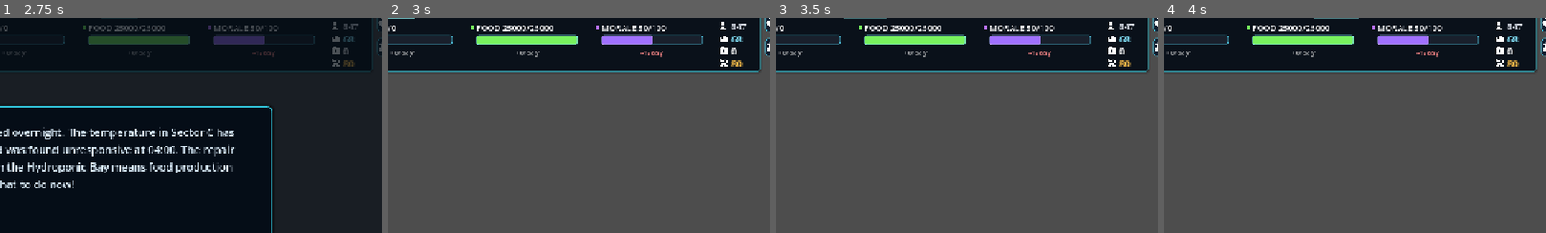
Above: before the commit, frames 1-4 (left to right).
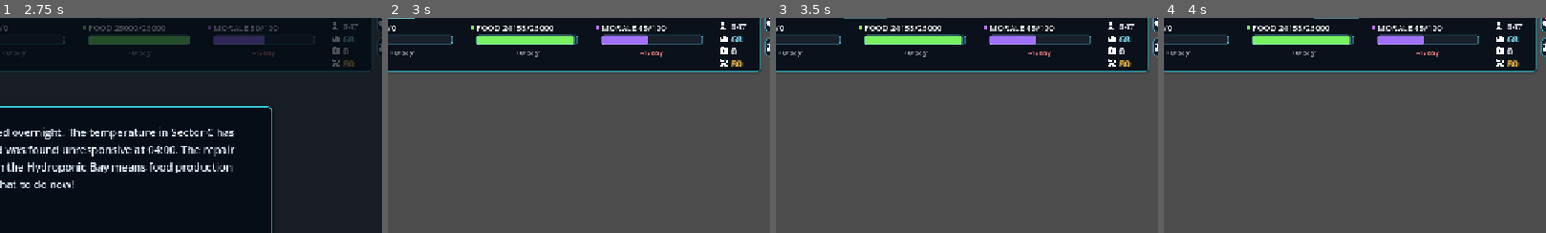
Above: after the commit, the same moments.

Repository: MLinh2407/godot-survival-city-builder-game
Game: Godot game, scene res://scenes/main/Main.tscn
The game is run twice, just before and just after one commit, with the same random seed, the same clock (stepped at 60 frames per second) and the same inputs.
Inputs (mouse positions are % of the whole screen's width and height, from its top left):
- Up to frame 1 (2.75 s): click "1x" at 0.5 s; click "2x" at 1.25 s; click (98, 3) at 2 s
- Up to frame 2 (3 s): click "Pull workers from the Hydropo…" at 2.75 s
- Up to frame 3 (3.5 s): no input
- Up to frame 4 (4 s): click "1x" at 3.5 s
The pictures show only the part of the screen within x 48-98%, y 2-52%; the shares and areas given below are measured in that part.

Frame 1 is identical in both runs. In frame 2, 0.3% of the frame differs, in the area x 31-70%, y 3-13%; in frame 3, 0.3%; in frame 4, 0.3%.
Error before the commit: Parse Error: Used space character for indentation instead of tab as used before in the file. (res://scripts/managers/GridManager.gd:109)

Commit message:
enhance audio management with crisis event sound effects and ambient loops

Diff:
--- a/scripts/managers/AudioManager.gd
+++ b/scripts/managers/AudioManager.gd
@@ -17,8 +17,8 @@
 var sfx_pause:        AudioStream = preload("res://assets/audio/sfx/ui/sfx_ui_button_click.mp3")
 var sfx_unpause:      AudioStream = preload("res://assets/audio/sfx/ui/sfx_ui_button_click.mp3")
 var sfx_slider_move:  AudioStream = preload("res://assets/audio/sfx/ui/sfx_ui_slider_move.mp3")
-var sfx_card_open:    AudioStream = preload("res://assets/audio/sfx/ui/sfx_ui_card_open.mp3")
-var sfx_card_dismiss: AudioStream = preload("res://assets/audio/sfx/ui/sfx_ui_card_dismiss.mp3")
+var sfx_card_open:    AudioStream = preload("res://assets/audio/sfx/ui/sfx_ui_card_open1.mp3")
+var sfx_card_dismiss: AudioStream = preload("res://assets/audio/sfx/ui/sfx_ui_card_open1.mp3")
 
 # ── BUILD SFX ────────────────────────────────────────────────────────────────
 # sfx_build_place   → place, upgrade, remove, damage, memorial_place, invalid
@@ -30,9 +30,31 @@
 var sfx_build_worker: AudioStream = preload("res://assets/audio/sfx/build/sfx_build_worker_assign.mp3")
 var sfx_build_shield: AudioStream = preload("res://assets/audio/sfx/build/sfx_build_shield_apply.mp3")
 
-# ── EVENT SFX  ────────────────────────────────────────────
-var sfx_death_colonist: AudioStream = preload("res://assets/audio/sfx/events/sfx_event_death_colonist.mp3")
-var sfx_desertion:      AudioStream = preload("res://assets/audio/sfx/events/sfx_event_desertion.mp3")
+# ── EVENT SFX ────────────────────────────────────────────────────────────────
+var sfx_death_colonist:       AudioStream = preload("res://assets/audio/sfx/event/sfx_event_death_colonist.mp3")
+var sfx_desertion:            AudioStream = preload("res://assets/audio/sfx/event/sfx_event_desertion.mp3")
+var sfx_crisis_fire:          AudioStream = preload("res://assets/audio/sfx/event/sfx_event_crisis_fire.mp3")
+var sfx_death_named:          AudioStream = preload("res://assets/audio/sfx/event/sfx_event_death_named.mp3")
+var sfx_disease_start:        AudioStream = preload("res://assets/audio/sfx/event/sfx_event_disease_start.mp3")
+var sfx_disease_end:          AudioStream = preload("res://assets/audio/sfx/event/sfx_event_disease_end.mp3")
+var sfx_unrest_riot:          AudioStream = preload("res://assets/audio/sfx/event/sfx_event_unrest_riot.mp3")
+var sfx_storm_warning:        AudioStream = preload("res://assets/audio/sfx/event/sfx_event_storm_warning.mp3")
+var sfx_storm_hit:            AudioStream = preload("res://assets/audio/sfx/event/sfx_event_storm_hit.mp3")
+var sfx_radio_vasquez:        AudioStream = preload("res://assets/audio/sfx/event/sfx_event_radio_vasquez.mp3")
+var sfx_meridian_contact:     AudioStream = preload("res://assets/audio/sfx/event/sfx_event_meridian_contact.mp3")
+
+# ── AMBIENT LOOPS ────────────────────────────────────────────────────────────
+var sfx_ambient_generator:      AudioStream = preload("res://assets/audio/sfx/ambient/sfx_ambient_generator.mp3")
+var sfx_ambient_geothermal:     AudioStream = preload("res://assets/audio/sfx/ambient/sfx_ambient_geothermal.mp3")
+var sfx_ambient_water_recycler: AudioStream = preload("res://assets/audio/sfx/ambient/sfx_ambient_water_recycler.mp3")
+var sfx_ambient_med_clinic:     AudioStream = preload("res://assets/audio/sfx/ambient/sfx_ambient_med_clinic.mp3")
+var sfx_ambient_archive:        AudioStream = preload("res://assets/audio/sfx/ambient/sfx_ambient_archive.mp3")
+var sfx_ambient_shelter:        AudioStream = preload("res://assets/audio/sfx/ambient/sfx_ambient_shelter.mp3")
+
+# Dictionary: Vector2i grid_pos → AudioStreamPlayer
+# One ambient player per placed building instance on the grid
+var _ambient_players: Dictionary = {}
+
 func play_build_sfx(type: String) -> void:
 	var stream: AudioStream = null
 	match type:
@@ -99,6 +121,12 @@
 	# Start Background Track 1
 	play_music(track_1)
 
+	# Connect storm signals from TimeManager
+	await get_tree().process_frame
+	if TimeManager:
+		TimeManager.storm_warning_issued.connect(_on_storm_warning)
+		TimeManager.storm_hit.connect(_on_storm_hit)
+
 func play_critical_warning() -> void:
 	if critical_warning_player and critical_warning_player.stream and not critical_warning_player.playing:
 		critical_warning_player.play()
@@ -124,17 +152,101 @@
 			return
 
 func play_event_sfx(type: String) -> void:
-	match type:
-		"death_colonist":
-			if ui_sfx_player and sfx_death_colonist:
-				ui_sfx_player.stream = sfx_death_colonist
-				ui_sfx_player.play()
-		"desertion":
-			if ui_sfx_player and sfx_desertion:
-				ui_sfx_player.stream = sfx_desertion
-				ui_sfx_player.play()
-		_:
-			return
+	var stream: AudioStream = null
+	match type:
+		"crisis_fire":       stream = sfx_crisis_fire
+		"death_colonist":    stream = sfx_death_colonist
+		"death_named":       stream = sfx_death_named
+		"disease_start":     stream = sfx_disease_start
+		"disease_end":       stream = sfx_disease_end
+		"desertion":         stream = sfx_desertion
+		"unrest_riot":       stream = sfx_unrest_riot
+		"storm_warning":     stream = sfx_storm_warning
+		"storm_hit":         stream = sfx_storm_hit
+		"radio_vasquez":     stream = sfx_radio_vasquez
+		"meridian_contact":  stream = sfx_meridian_contact
+		_:
+			return
+	if ui_sfx_player and stream:
+		ui_sfx_player.stream = stream
+		ui_sfx_player.play()
+
+func _get_ambient_stream(building_type: BuildingData.BuildingType) -> AudioStream:
+	match building_type:
+		BuildingData.BuildingType.COAL_GENERATOR:   return sfx_ambient_generator
+		BuildingData.BuildingType.GEOTHERMAL_TAP:   return sfx_ambient_geothermal
+		BuildingData.BuildingType.WATER_RECYCLER:   return sfx_ambient_water_recycler
+		BuildingData.BuildingType.MED_CLINIC:       return sfx_ambient_med_clinic
+		BuildingData.BuildingType.ARCHIVE_HALL:     return sfx_ambient_archive
+		BuildingData.BuildingType.SHELTER_BLOCK:    return sfx_ambient_shelter
+		_:
+			return null
+
+# Start ambient loop for a building at grid_pos. Fades in over AMBIENT_FADE_IN seconds.
+func start_ambient(grid_pos: Vector2i, building_type: BuildingData.BuildingType) -> void:
+	var stream: AudioStream = _get_ambient_stream(building_type)
+	if stream == null:
+		return
+
+	# Already playing — do nothing
+	if _ambient_players.has(grid_pos):
+		var existing: AudioStreamPlayer = _ambient_players[grid_pos]
+		if existing and existing.playing:
+			return
+
+	# Create a new player if none exists for this grid position
+	if not _ambient_players.has(grid_pos):
+		var player := AudioStreamPlayer.new()
+		player.bus = "SFX"
+		player.volume_db = -80.0
+		add_child(player)
+		_ambient_players[grid_pos] = player
+
+	var p: AudioStreamPlayer = _ambient_players[grid_pos]
+	p.stream = stream
+	p.volume_db = -80.0
+	p.play()
+
+	# Fade in
+	var tween := create_tween()
+	var target_db: float = linear_to_db(GameConstants.AMBIENT_VOLUME_RATIO)
+	tween.tween_property(p, "volume_db", target_db, GameConstants.AMBIENT_FADE_IN)
+
+# Stop ambient loop for a building at grid_pos. Fades out over AMBIENT_FADE_OUT seconds.
+func stop_ambient(grid_pos: Vector2i) -> void:
+	if not _ambient_players.has(grid_pos):
+		return
+	var p: AudioStreamPlayer = _ambient_players[grid_pos]
+	if not p or not p.playing:
+		return
+
+	# Fade out then stop — do not destroy the player, it may restart
+	var tween := create_tween()
+	tween.tween_property(p, "volume_db", -80.0, GameConstants.AMBIENT_FADE_OUT)
+	tween.tween_callback(p.stop)
+
+# Called when a building is permanently removed from the grid.
+func remove_ambient(grid_pos: Vector2i) -> void:
+	if not _ambient_players.has(grid_pos):
+		return
+	var p: AudioStreamPlayer = _ambient_players[grid_pos]
+	if not p:
+		_ambient_players.erase(grid_pos)
+		return
+
+	var tween := create_tween()
+	tween.tween_property(p, "volume_db", -80.0, GameConstants.AMBIENT_FADE_OUT)
+	tween.tween_callback(func():
+		if is_instance_valid(p):
+			p.queue_free()
+		_ambient_players.erase(grid_pos)
+	)
+
+func update_ambient(grid_pos: Vector2i, building_type: BuildingData.BuildingType, should_play: bool) -> void:
+	if should_play:
+		start_ambient(grid_pos, building_type)
+	else:
+		stop_ambient(grid_pos)
 
 func play_music(stream: AudioStream) -> void:
 	if is_playing_a:
@@ -175,3 +287,9 @@
 
 func on_crisis_card_dismissed() -> void:
 	crossfade_to(track_1, 1.5)
+
+func _on_storm_warning() -> void:
+	play_event_sfx("storm_warning")
+
+func _on_storm_hit() -> void:
+	play_event_sfx("storm_hit")
--- a/scripts/managers/GridManager.gd
+++ b/scripts/managers/GridManager.gd
@@ -107,10 +107,10 @@
 		# LEFT CLICK
 		if event.button_index == MOUSE_BUTTON_LEFT:
 			if current_build_scene != null:
-    			if is_valid_placement(map_pos):
-        			place_building(map_pos)
-    			else:
-        			AudioManager.play_build_sfx("invalid")
+				if is_valid_placement(map_pos):
+					place_building(map_pos)
+				else:
+					AudioManager.play_build_sfx("invalid")
 			else:
 				if occupied_cells.has(map_pos):
 					building_selected.emit(map_pos)
--- a/scripts/managers/PopulationManager.gd
+++ b/scripts/managers/PopulationManager.gd
@@ -106,6 +106,7 @@
 	GameManager.sick_count = pop_data.sick_count
 
 	outbreak_started.emit(actual_sick)
+	AudioManager.play_event_sfx("disease_start")
 	print("🚨 OUTBREAK STARTED: ", actual_sick, " workers fell ill.")
 
 func _process_disease_tick(pop_data: PopulationStateData) -> void:
@@ -152,6 +153,7 @@
 		pop_data.sick_count = 0
 		pop_data.outbreak_active = false
 		outbreak_ended.emit()
+		AudioManager.play_event_sfx("disease_end")
 		print("✅ OUTBREAK RESOLVED.")
 
 # ══════════════════════════════════════════════════════════════════════════════
@@ -214,6 +216,7 @@
 			GameManager.colonist_yuna.is_alive = false
 			GameManager.yuna_alive = false
 			character_died.emit("Yuna")
+			AudioManager.play_event_sfx("death_named")
 			JournalManager.add_entry(
 				"Yuna Tran is gone. She kept working long after she should have stopped.",
 				JournalManager.TYPE_DEATH_NAMED
@@ -227,6 +230,7 @@
 				GameManager.colonist_vasquez.is_alive = false
 				GameManager.vasquez_alive = false
 				character_died.emit("Vasquez")
+				AudioManager.play_event_sfx("death_named")
 				JournalManager.add_entry(
 				"The radio from Grid-9 has gone silent. " +
 				"Vasquez's last transmission was three days ago.",
@@ -239,6 +243,7 @@
 			GameManager.colonist_rook.is_alive = false
 			GameManager.rook_alive = false
 			character_died.emit("Rook")
+			AudioManager.play_event_sfx("death_named")
 			JournalManager.add_entry(
 				"Rook is gone. Something between us closed and I waited too long to address it.",
 				JournalManager.TYPE_DEATH_NAMED
--- a/scripts/systems/BuildingSystem.gd
+++ b/scripts/systems/BuildingSystem.gd
@@ -331,6 +331,7 @@
 			% [b_data.workers_assigned, b_data.building_name])
 
 	AudioManager.play_build_sfx("remove")
+	AudioManager.remove_ambient(grid_pos)
 	active_buildings.erase(grid_pos)
 
 	if current_selected_grid_pos == grid_pos:
@@ -530,9 +531,16 @@
 				_power_sfx_cooldown = 0.5
 
 		_prev_powered_states[pos] = power_ok
+
+		AudioManager.update_ambient(pos, b.building_type, _should_ambient_play(b))
+
 		update_building_visual(pos)
 
 func _on_staffing_changed(grid_pos: Vector2i, _current: int, _capacity: int) -> void:
+	if not active_buildings.has(grid_pos):
+		return
+	var b: BuildingData = active_buildings[grid_pos]
+	AudioManager.update_ambient(grid_pos, b.building_type, _should_ambient_play(b))
 	update_building_visual(grid_pos)
 
 # ══════════════════════════════════════════════════════════════════════════════
@@ -584,6 +592,31 @@
 			if b.workers_assigned > 0 and b.is_powered:
 				return true
 	return false
+
+# Returns true if this building's ambient loop should currently be playing.
+func _should_ambient_play(b: BuildingData) -> bool:
+	match b.building_type:
+		BuildingData.BuildingType.COAL_GENERATOR:
+			# Needs both power and at least one worker
+			return b.is_powered and b.workers_assigned > 0
+		BuildingData.BuildingType.GEOTHERMAL_TAP:
+			# Passive — only needs power
+			return b.is_powered
+		BuildingData.BuildingType.WATER_RECYCLER:
+			# Ambient represents active filtration — needs staff
+			return b.workers_assigned > 0
+		BuildingData.BuildingType.MED_CLINIC:
+			# Ambient represents active clinic — needs staff
+			return b.workers_assigned > 0
+		BuildingData.BuildingType.ARCHIVE_HALL:
+			# Ambient represents humming servers — needs power
+			return b.is_powered
+		BuildingData.BuildingType.SHELTER_BLOCK:
+			# Ambient represents occupied housing — needs power
+			return b.is_powered
+		_:
+			# Relay Hub, Ration Store, Memorial Wall — no ambient loop
+			return false
 
 # ══════════════════════════════════════════════════════════════════════════════
 # VISUAL EFFECTS (FCT)
--- a/scripts/systems/DialogueEngine.gd
+++ b/scripts/systems/DialogueEngine.gd
@@ -93,6 +93,7 @@
 	_set_card_visible(true)
 	AudioManager.play_ui_card_sfx("open")
 	AudioManager.on_crisis_card_opened()
+	_play_event_specific_sfx(_active_event_id)
 
 func _create_choice_button(choice_text: String) -> Button:
 	var button = Button.new()
@@ -188,3 +189,13 @@
 				var first_btn = _choices_box.get_child(0)
 				if first_btn and first_btn.has_method("grab_focus"):
 					first_btn.grab_focus()
+
+func _play_event_specific_sfx(event_id: String) -> void:
+	match event_id:
+		"the_vasquez_offer":
+			AudioManager.play_event_sfx("radio_vasquez")
+		"meridian_contact":
+			AudioManager.play_event_sfx("meridian_contact")
+		_:
+			# All other Tier 4 crisis events play the generic crisis alert
+			AudioManager.play_event_sfx("crisis_fire")
